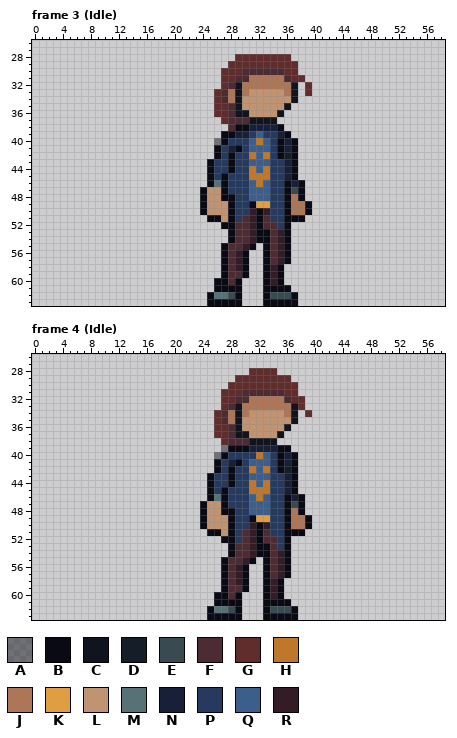
A pixel-art file gets an edit: ArcadePrototype/Assets/Art/MainCharacter/Apollo.aseprite. That is the earlier state.
64x64 pixels, 31 frames. Shown: frame 3 (Idle): x 0..58, y 26..63; frame 4 (Idle): x 0..58, y 26..63. The commit also changed other frames, which this record leaves out.
Visible layers, top first: "Head", "RightArm", "Torso", "LeftArm", "RightLeg", "LeftLeg", "Full" opacity 47%.
Palette (. is transparent): A #090a1479  B #090a14  C #10141f  D #151d28  E #394a50  F #4d2b32  G #602c2c  H #be772b  J #ad7757  K #de9e41  L #c09473  M #577277  N #172038  P #253a5e  Q #3c5e8b  R #341c27
Pixels before, frame 3 (Idle), first column x 24:
28 .....GGGGGGGG...
29 ....GGGGGGGGGG..
30 ...GGGFFFFFFGG..
31 ...GGFFJJJJJFGG.
32 ...GFCJJJJJJJC.G
33 ..GFJCJLLLLLJC.G
34 ..GFJCLLLLLLLC..
35 ..GGFCLLLLLLC...
36 ..GGFCCLLLLC....
37 ...GFFFCCCC.....
38 ....FBBNNNNB....
39 ...BBNNPQPPNB...
40 ..ABPPPQHQPBNB..
41 ..BPNBPQQQPBNB..
42 ..BPBPPHQHPBDB..
43 .BPPBPPQQQPPNB..
44 .BPPBPPHQHPPNB..
45 .BPBPPPHHHPPNB..
46 .BMBPPPQHQPPBNB.
47 BLLBPPPQQQPPBEB.
48 BLLBBPPQQQPPBJB.
49 BLLLBPPBKKPPBJJB
50 BLLLBPPRBRPPBJJB
51 .BBLBPFRBFPPBBB.
52 ...BBFFRBFFPB...
53 ....BFFRBBFRB...
54 ....BFFRBBFRB...
55 ...BFFRB.BFRB...
56 ...BFRB..BFRB...
57 ...BFRB..BFRB...
58 ...BFRB..BRB....
59 ...BFFB..BRB....
60 ..BBFB...BRB....
61 ..BBBB...BBBB...
62 .BMMEB...BEEEB..
63 .BBBBB...BBBBB..
Pixels before, frame 4 (Idle), first column x 24:
28 .......GGGG.....
29 .....GGGGGGGG...
30 ....GGGGGGGGGG..
31 ...GGGFFFFFFGG..
32 ...GGFFJJJJJFGG.
33 ...GFCJJJJJJJCG.
34 ..GFJCJLLLLLJC.G
35 ..GFJCLLLLLLLC..
36 ..GGFCLLLLLLC...
37 ..GGFCCLLLLC....
38 ...GFFFCCCC.....
39 ...ABBBNNNNBB...
40 ..ABPPPPHQPBNB..
41 ..BPNBPQQQPBNB..
42 ..BPBPPHQHPBDB..
43 .BPPBPPQQQPPNB..
44 .BPPBPPHQHPPNB..
45 .BPBPPPHHHPPNB..
46 .BMBPPPQHQPPBNB.
47 BLLBPPPQQQPPBEB.
48 BLLBBPPQQQPPBJB.
49 BLLLBPPBKKPPBJJB
50 BLLLBPPRBRPPBJJB
51 .BBLBPFRBFPPBBB.
52 ...BBPFRBFFPB...
53 ....BFFRBBFPB...
54 ....BFFRBBFRB...
55 ...BFFRB.BFRB...
56 ...BFRB..BFRB...
57 ...BFRB..BFRB...
58 ...BFRB..BRB....
59 ...BFFB..BRB....
60 ..BBFB...BRB....
61 ..BBBB...BBBB...
62 .BMMEB...BEEEB..
63 .BBBBB...BBBBB..
And afterwards:
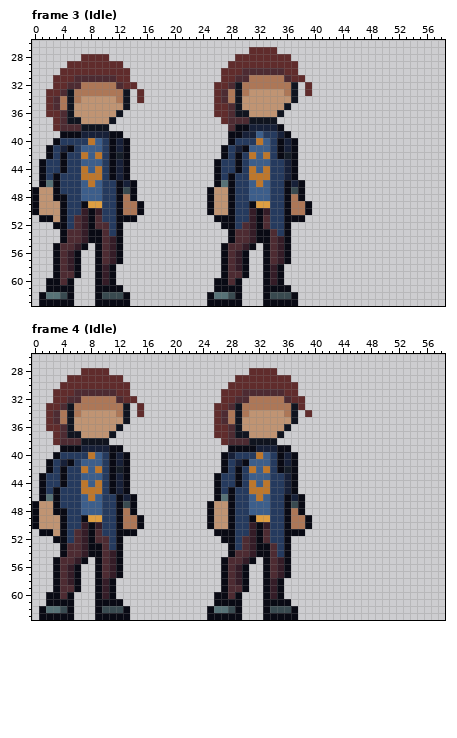
The edit:
layer "Full" now hidden
layer "Ref" added
Frame 3 (Idle):
y 27: x 31..34 .... -> GGGG
y 28: x 7..10 .... -> GGGG
y 29: x 5..12 ........ -> GGGGGGGG
y 30: x 4..13 .......... -> GGGGGGGGGG
y 31: x 3..13 ........... -> GGGFFFFFFGG
y 32: x 3..14 ............ -> GGFFJJJJJFGG; x 26 . -> G
y 33: x 2..13 ............ -> GGFCJJJJJJJC; x 15 . -> G
y 34: x 2..13 ............ -> GFJCJLLLLLJC; x 15 . -> G
y 35: x 2..13 ............ -> GFJCLLLLLLLC
y 36: x 2..12 ........... -> GGFCLLLLLLC
y 37: x 3..11 ......... -> GFCCLLLLC
y 38: x 3..10 ........ -> GFFFCCCC
y 39: x 4..12 ......... -> BBBNNNNBB; x 27 B -> .; x 29 N -> B; x 31 P -> N
y 40: x 3..13 ........... -> BPPPPHQPBNB; x 26..28 ABP -> ..B; x 31 Q -> P
y 41: x 2..13 ............ -> BPNBPQQQPBNB; x 26..30 BPNBP -> .BPNB
y 42: x 2..13 ............ -> BPBPPHQHPBDB; x 26..29 BPBP -> .BPB
y 43: x 1..13 ............. -> BPPBPPQQQPBNB; x 25..26 BP -> .B; x 28..29 BP -> PB
y 44: x 1..13 ............. -> BPPBPPHQHPBNB; x 25..26 BP -> .B; x 28..29 BP -> PB
y 45: x 1..13 ............. -> BPBPPPHHHPBNB; x 25..28 BPBP -> .BPB
y 46: x 1..14 .............. -> BMBPPPQHQPPBNB; x 25..28 BMBP -> .BMB
y 47: x 0..14 ............... -> BLLBPPPQQQPPBEB; x 24..25 BL -> .B; x 27..28 BP -> LB
y 48: x 0..14 ............... -> BLLBBPPQQQPPBJB; x 24..25 BL -> .B; x 27 B -> L
y 49: x 0..15 ................ -> BLLLBPPBKKPPBJJB; x 24..25 BL -> .B
y 50: x 0..15 ................ -> BLLLBPPRBRPPBJJB; x 24..25 BL -> .B
y 51: x 1..14 .............. -> BBLBPFRBFPPBBB; x 25 B -> .; x 27 L -> B; x 30 F -> P
y 52: x 3..12 .......... -> BBPFRBFFPB; x 29 F -> P; x 34 F -> P
y 53: x 4..12 ......... -> BFFRBBFPB; x 35 R -> P
y 54: x 4..12 ......... -> BFFRBBFRB
y 55: x 3..7 ..... -> BFFRB; x 9..12 .... -> BFRB
y 56..57: x 3..6 .... -> BFRB; x 9..12 .... -> BFRB
y 58: x 3..6 .... -> BFRB; x 9..11 ... -> BRB
y 59: x 3..6 .... -> BFFB; x 9..11 ... -> BRB
y 60: x 2..5 .... -> BBFB; x 9..11 ... -> BRB
y 61: x 2..5 .... -> BBBB; x 9..12 .... -> BBBB
y 62: x 1..5 ..... -> BMMEB; x 9..13 ..... -> BEEEB
y 63: x 1..5 ..... -> BBBBB; x 9..13 ..... -> BBBBB
Frame 4 (Idle):
y 28: x 7..10 .... -> GGGG
y 29: x 5..12 ........ -> GGGGGGGG
y 30: x 4..13 .......... -> GGGGGGGGGG
y 31: x 3..13 ........... -> GGGFFFFFFGG
y 32: x 3..14 ............ -> GGFFJJJJJFGG
y 33: x 2..13 ............ -> GGFCJJJJJJJC; x 15 . -> G; x 26 . -> G
y 34: x 2..13 ............ -> GFJCJLLLLLJC; x 15 . -> G
y 35: x 2..13 ............ -> GFJCLLLLLLLC
y 36: x 2..12 ........... -> GGFCLLLLLLC
y 37: x 3..11 ......... -> GFCCLLLLC
y 38: x 3..10 ........ -> GFFFCCCC
y 39: x 4..12 ......... -> BBBNNNNBB; x 27 A -> .; x 31 N -> B
y 40: x 3..13 ........... -> BPPPPHQPBNB; x 26 A -> .; x 28 P -> N
y 41: x 2..13 ............ -> BPNBPQQQPBNB; x 26..30 BPNBP -> .BPNB
y 42: x 2..13 ............ -> BPBPPHQHPBDB; x 26..29 BPBP -> .BPB
y 43: x 1..13 ............. -> BPPBPPQQQPBNB; x 25..26 BP -> .B; x 28..29 BP -> PB
y 44: x 1..13 ............. -> BPPBPPHQHPBNB; x 25..26 BP -> .B; x 28..29 BP -> PB
y 45: x 1..13 ............. -> BPBPPPHHHPBNB; x 25..28 BPBP -> .BPB
y 46: x 1..14 .............. -> BMBPPPQHQPPBNB; x 25..28 BMBP -> .BMB
y 47: x 0..14 ............... -> BLLBPPPQQQPPBEB; x 24..25 BL -> .B; x 27..28 BP -> LB
y 48: x 0..14 ............... -> BLLBBPPQQQPPBJB; x 24..25 BL -> .B; x 27 B -> L
y 49: x 0..15 ................ -> BLLLBPPBKKPPBJJB; x 24..25 BL -> .B
y 50: x 0..15 ................ -> BLLLBPPRBRPPBJJB; x 24..25 BL -> .B
y 51: x 1..14 .............. -> BBLBPFRBFPPBBB; x 25 B -> .; x 27 L -> B; x 30 F -> P
y 52: x 3..12 .......... -> BBPFRBFFPB; x 34 F -> P
y 53: x 4..12 ......... -> BFFRBBFPB; x 29 F -> P
y 54: x 4..12 ......... -> BFFRBBFRB; x 35 R -> P
y 55: x 3..7 ..... -> BFFRB; x 9..12 .... -> BFRB
y 56..57: x 3..6 .... -> BFRB; x 9..12 .... -> BFRB
y 58: x 3..6 .... -> BFRB; x 9..11 ... -> BRB
y 59: x 3..6 .... -> BFFB; x 9..11 ... -> BRB
y 60: x 2..5 .... -> BBFB; x 9..11 ... -> BRB
y 61: x 2..5 .... -> BBBB; x 9..12 .... -> BBBB
y 62: x 1..5 ..... -> BMMEB; x 9..13 ..... -> BEEEB
y 63: x 1..5 ..... -> BBBBB; x 9..13 ..... -> BBBBB
